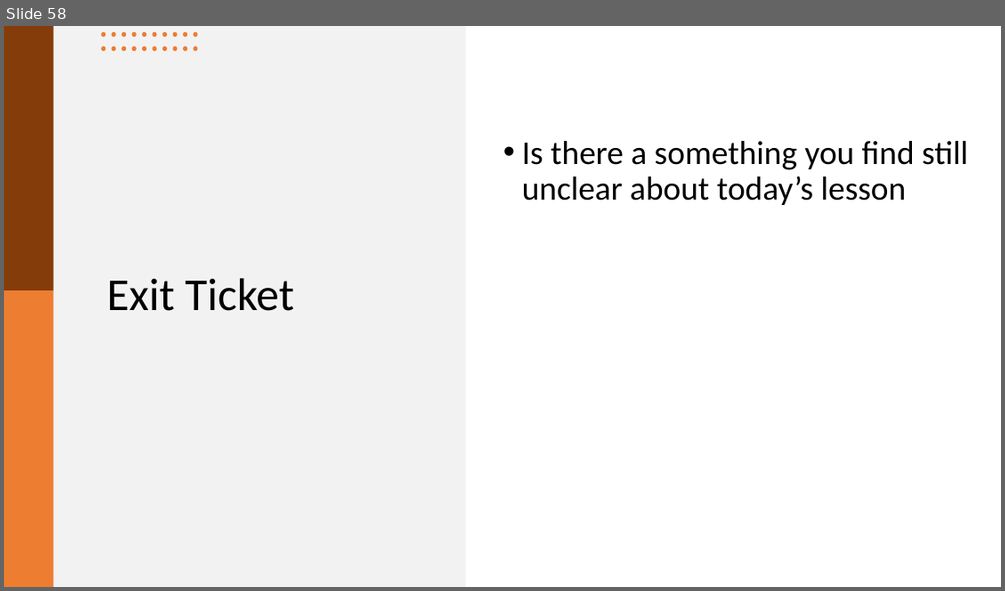
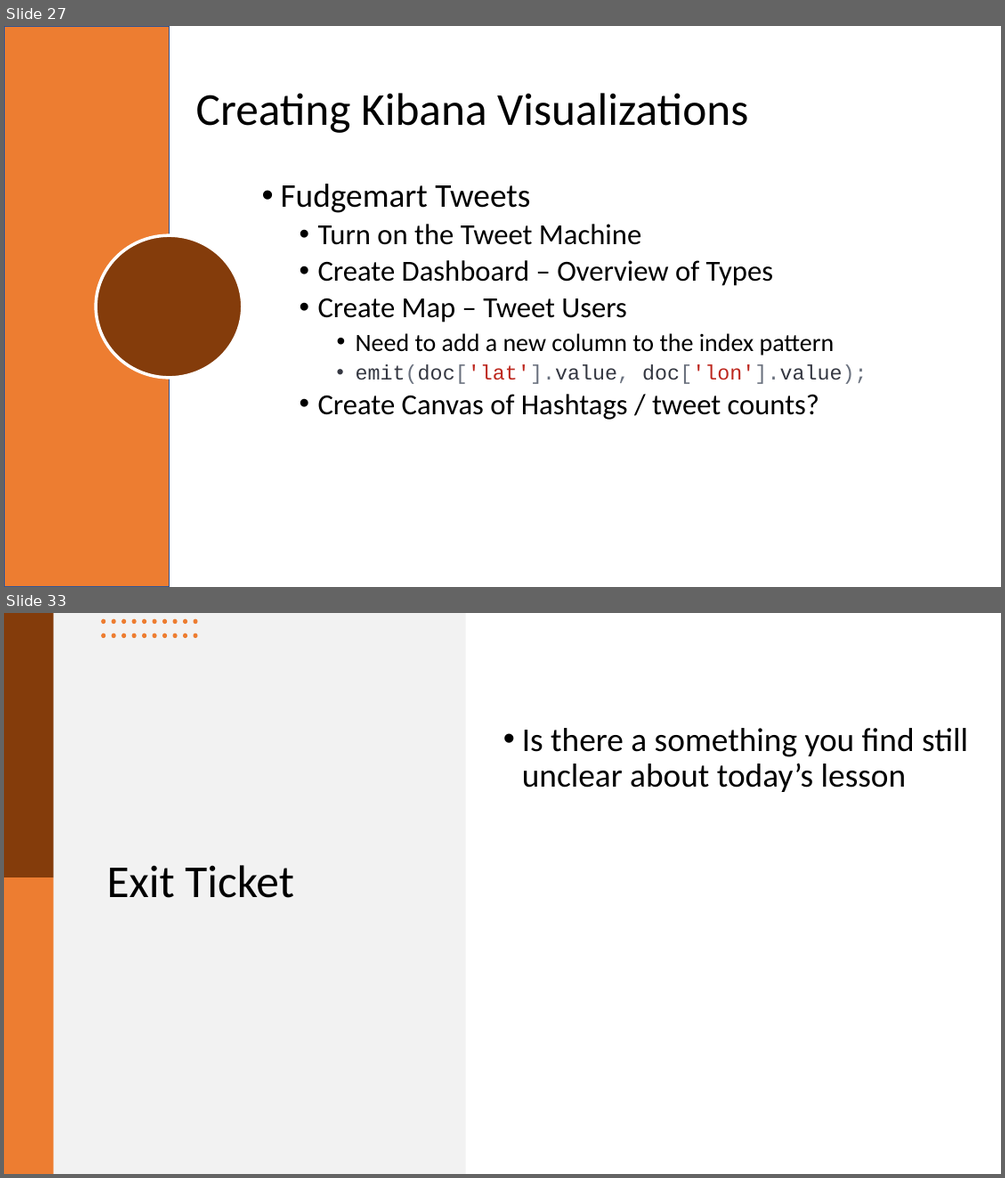
Before and after one commit to mafudge/ist769-old, a slide deck: content/J-Search/J-Search.pptx. Shown one above the other, each under a label of ours: slide 58 before the commit, slides 27 and 33 after it; the slides between them are not shown. The pictures are 1005x591 and 1005x1178 pixels, drawn with LibreOffice and Linux fonts; fonts in the diff are those of the drawing; background and template pictures are left out. Boxes give left, top, right and bottom in pixels: in the first picture for what was removed or moved away, otherwise in the second. Text is boxed around its words. In the diff, an @@ line names an element or a change of style, - is before the commit and + after.

```diff
--- a/content/J-Search/J-Search.pptx
+++ b/content/J-Search/J-Search.pptx
@@ slide 27 added at <box>4,26,1001,587</box>, background #FFFFFF @@
@@ rectangle added at <box>4,26,170,587</box>, fill #ED7D31, outline #325491 1 pt @@
@@ title added at <box>196,93,748,133</box>, 44 pt, text #000000 @@
+Creating Kibana Visualizations
@@ text added at <box>281,184,866,419</box>, 28 pt, text #000000 @@
+• Fudgemart Tweets
+  • Turn on the Tweet Machine
+  • Create Dashboard – Overview of Types
+  • Create Map – Tweet Users
+    • Need to add a new column to the index pattern
+    • emit(doc['lat'].value, doc['lon'].value);
+  • Create Canvas of Hashtags / tweet counts?
@@ ellipse added at <box>96,235,243,378</box>, fill #843C0B, outline #FFFFFF 3 pt @@
@@ what was slide 58 is now slide 33 @@
```
Also in this commit, not shown: 5 slides changed, 16 other slides added, 42 slides removed, 3 other files.
